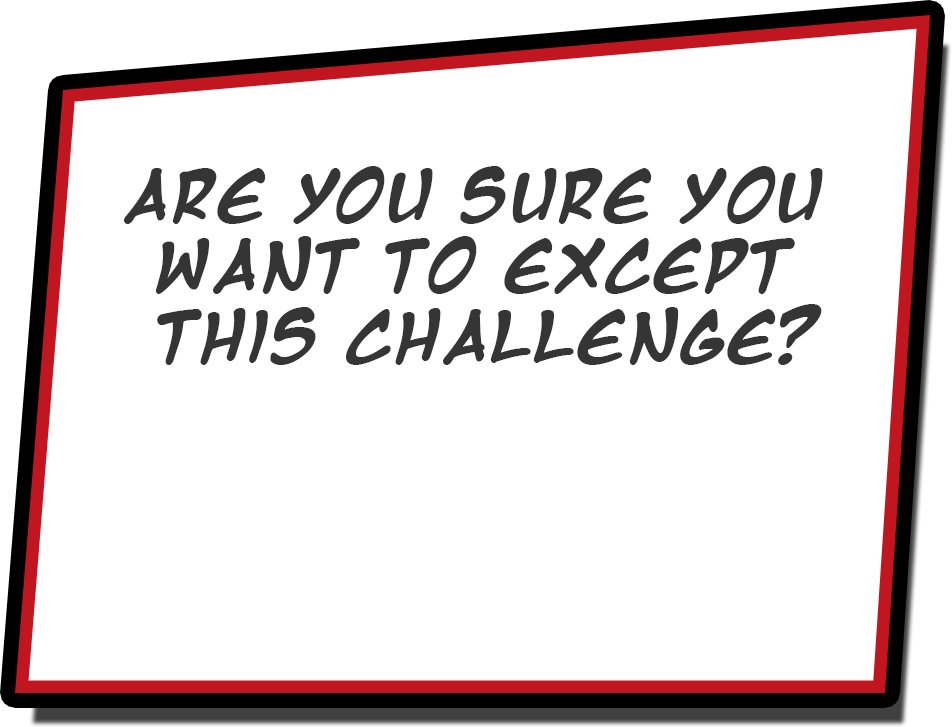
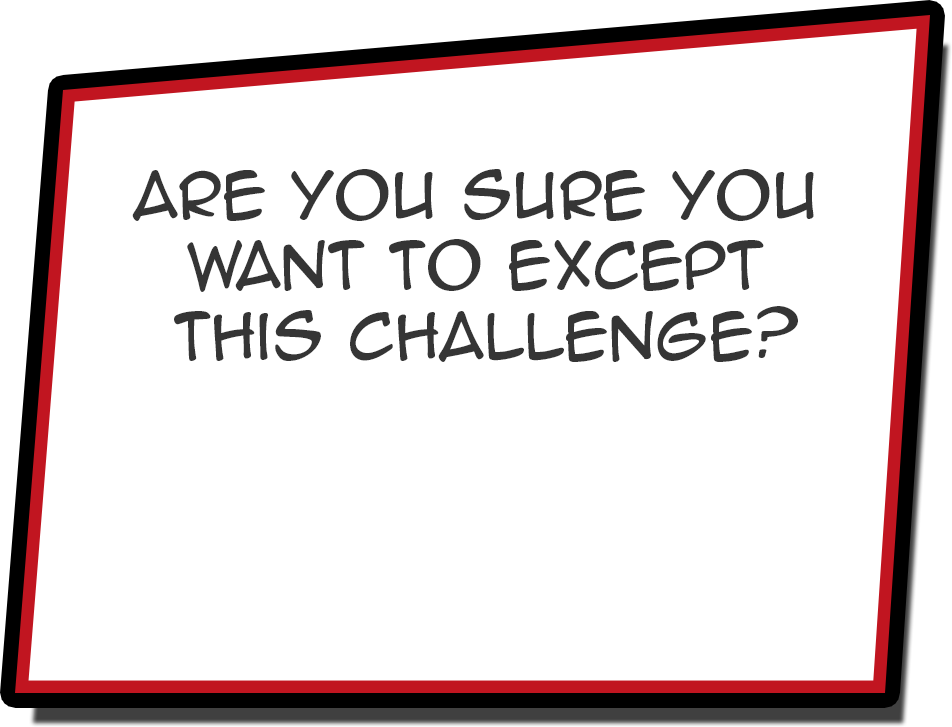
Layer changes from the first 952x727 image to the second:
painted on "Are You sure you want to except this challenge?" over [124, 166, 823, 365]
